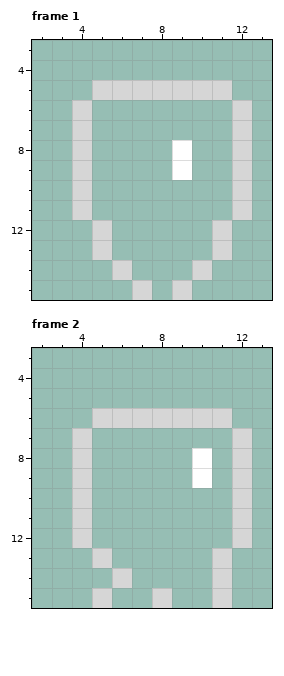
A pixel-art file gets an edit: Assets/Art/Youngin/Youngin_Walk.aseprite. Above: the version before the commit.
16x16 pixels, 4 frames. Shown: frame 1: x 2..13, y 3..15; frame 2: x 2..13, y 3..15. The commit also changed other frames, which this record leaves out.
After the commit:
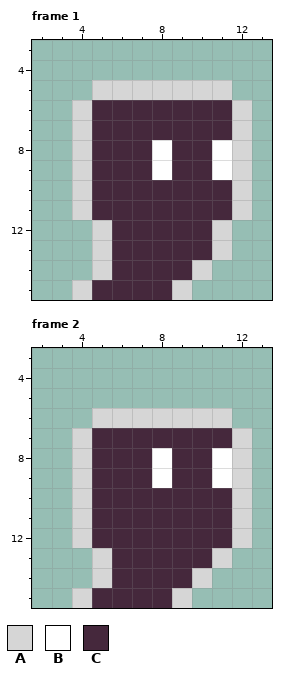
Palette (. is transparent): A #d6d6d6  B #ffffff  C #45283c
Edits made:
--- frame 1
@@ x 2..13 @@
  5 ...AAAAAAA..
- 6 ..A.......A.
- 7 ..A.......A.
- 8 ..A....B..A.
- 9 ..A....B..A.
-10 ..A.......A.
-11 ..A.......A.
-12 ...A.....A..
-13 ...A.....A..
-14 ....A...A...
-15 .....A.A....
+ 6 ..ACCCCCCCA.
+ 7 ..ACCCCCCCA.
+ 8 ..ACCCBCCBA.
+ 9 ..ACCCBCCBA.
+10 ..ACCCCCCCA.
+11 ..ACCCCCCCA.
+12 ...ACCCCCA..
+13 ...ACCCCCA..
+14 ...ACCCCA...
+15 ..ACCCCA....
--- frame 2
@@ x 2..13 @@
  6 ...AAAAAAA..
- 7 ..A.......A.
- 8 ..A.....B.A.
- 9 ..A.....B.A.
-10 ..A.......A.
-11 ..A.......A.
-12 ..A.......A.
-13 ...A.....A..
-14 ....A....A..
-15 ...A..A..A..
+ 7 ..ACCCCCCCA.
+ 8 ..ACCCBCCBA.
+ 9 ..ACCCBCCBA.
+10 ..ACCCCCCCA.
+11 ..ACCCCCCCA.
+12 ..ACCCCCCCA.
+13 ...ACCCCCA..
+14 ...ACCCCA...
+15 ..ACCCCA....
Boxes around the changes in both pictures, in picture pixels (x1, y1, x2, y2):
changed: (72, 100, 232, 300)
changed: (72, 428, 232, 608)
